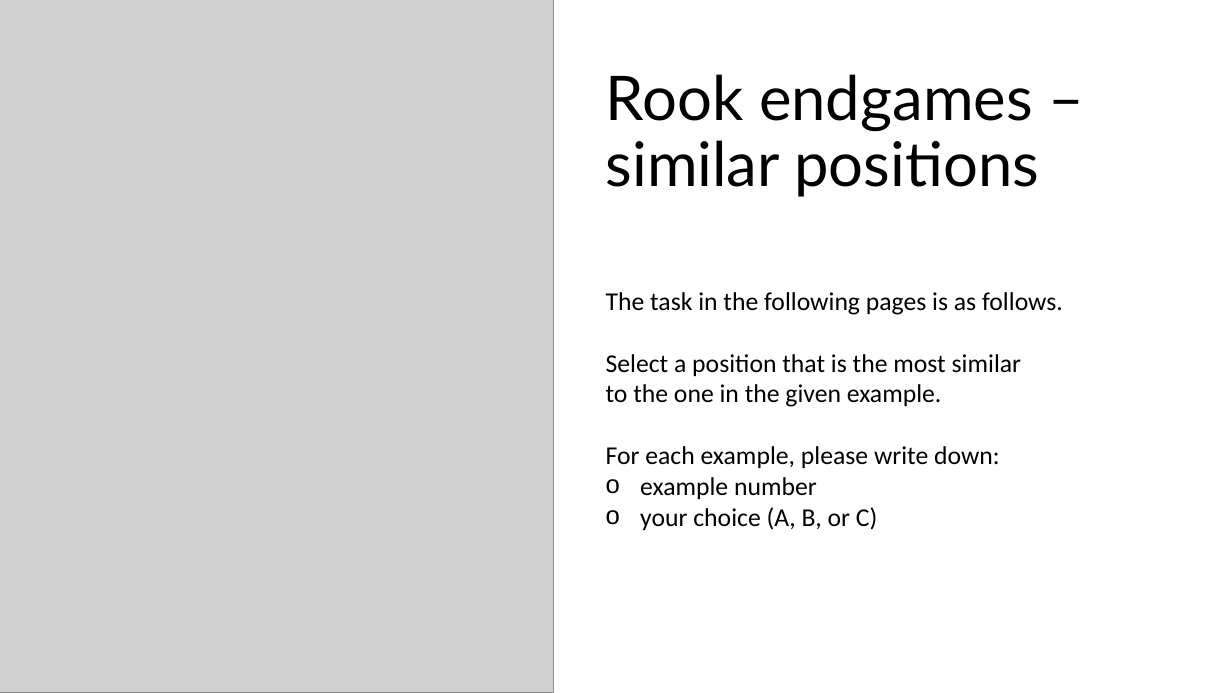
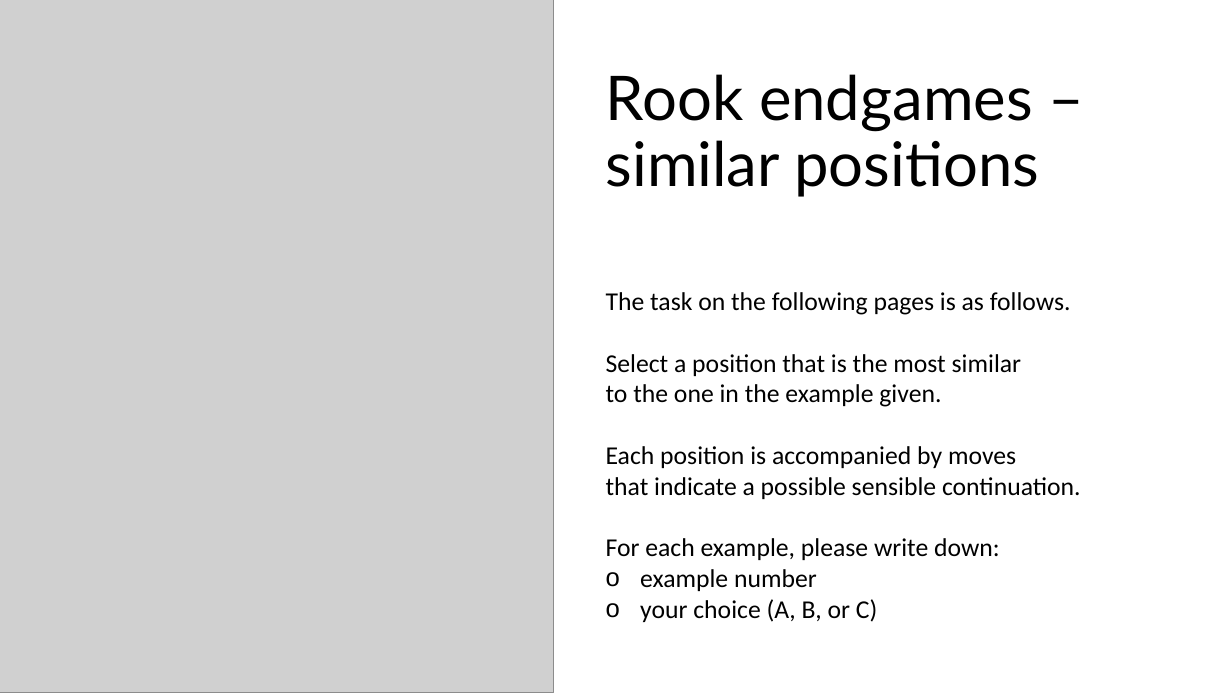
Before and after one commit to zigamedved/ziga-chess, a slide deck: slide 1 of results/Similar_Rook_Endgames.pptx. Drawn at 1232x693 pixels with LibreOffice and Linux fonts; fonts in the diff are those of the drawing; grey boxes stand for pictures. Boxes give left, top, right and bottom in pixels: in the first picture for what was removed or moved away, otherwise in the second. Text is boxed around its words. In the diff, an @@ line names an element or a change of style, - is before the commit and + after.

Commit message:
improved task

```diff
--- a/results/Similar_Rook_Endgames.pptx
+++ b/results/Similar_Rook_Endgames.pptx
@@ text at box(606, 292, 1071, 315): text changed @@
-The task in the following pages is as follows.
+The task on the following pages is as follows.
@@ text at box(606, 384, 1081, 499): text changed @@
-to the one in the given example.
+to the one in the example given.
+Each position is accompanied by moves that indicate a possible sensible continuation.
```
Also in this commit, not shown: 2 other slides changed, 1 other file.
